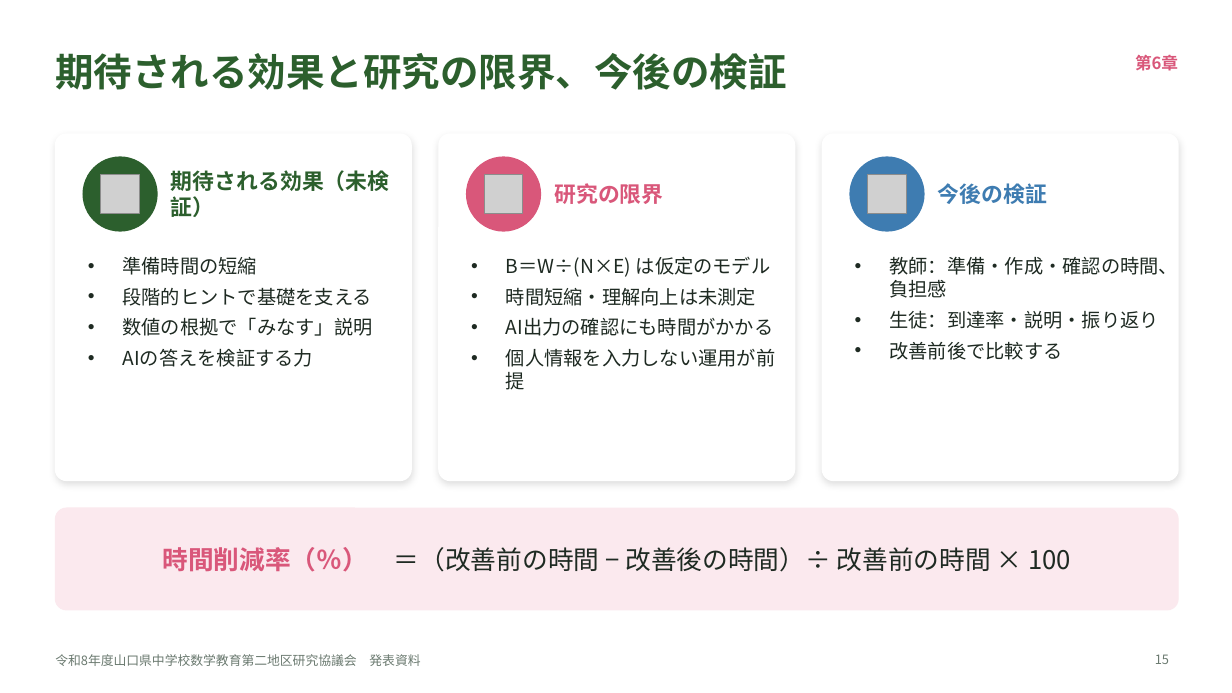
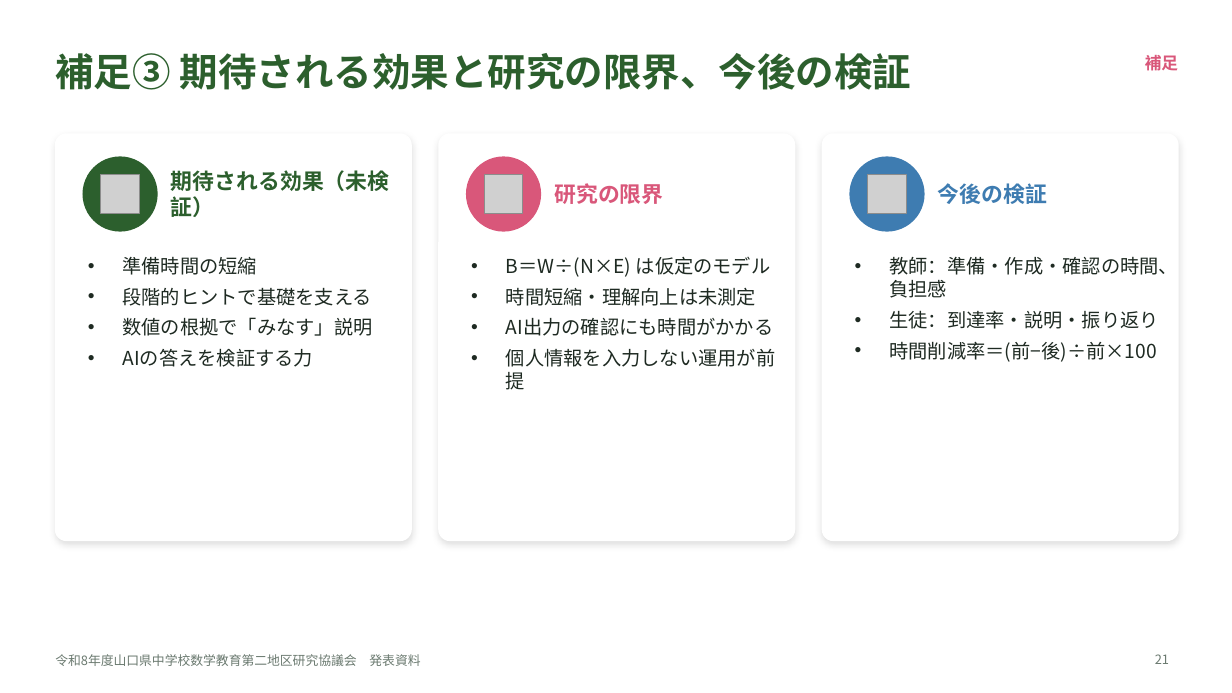
Before and after one commit to margiela14th-sudo/my-ai-project, a slide deck: slide 21 of 07_完成資料/県大会発表_生成AI授業再構築.pptx (slide 15 before the commit). Drawn at 1232x693 pixels with LibreOffice and Linux fonts; fonts in the diff are those of the drawing; grey boxes stand for pictures. Boxes give left, top, right and bottom in pixels: in the first picture for what was removed or moved away, otherwise in the second. Text is boxed around its words. In the diff, an @@ line names an element or a change of style, - is before the commit and + after.

```diff
--- a/07_完成資料/県大会発表_生成AI授業再構築.pptx
+++ b/07_完成資料/県大会発表_生成AI授業再構築.pptx
@@ title at bbox=[55, 53, 911, 90]: text changed @@
-期待される効果と研究の限界、今後の検証
+補足③ 期待される効果と研究の限界、今後の検証
@@ text at bbox=[1145, 55, 1178, 71]: text changed @@
-第6章
+補足
@@ rounded rectangle: place and size @@
-rounded rectangle at bbox=[55, 134, 411, 481]
+rounded rectangle at bbox=[55, 134, 411, 541]
@@ rounded rectangle: place and size @@
-rounded rectangle at bbox=[439, 134, 795, 481]
+rounded rectangle at bbox=[439, 134, 795, 541]
@@ proportions changed in 3 elements at bbox=[55, 134, 411, 541], bbox=[439, 134, 795, 541], bbox=[823, 134, 1178, 541] @@
@@ rounded rectangle: place and size @@
-rounded rectangle at bbox=[823, 134, 1178, 481]
+rounded rectangle at bbox=[823, 134, 1178, 541]
@@ text at bbox=[889, 341, 1156, 362]: text changed @@
-• 改善前後で比較する
+• 時間削減率＝(前−後)÷前×100
@@ rounded rectangle removed at bbox=[55, 508, 1178, 610] @@
@@ text removed at bbox=[162, 547, 1071, 572] @@
-時間削減率（％） ＝（改善前の時間 − 改善後の時間）÷ 改善前の時間 × 100
@@ page number at bbox=[1155, 654, 1169, 664]: text changed @@
-15
+21
```
Also in this commit, not shown: 13 other slides changed, 6 slides added, 3 slides removed, 14 other files.
